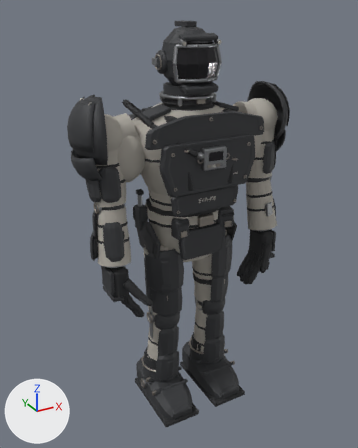
Renders of the glTF model assets/eva-k8/eva_k8_d0_lod1.glb from each side of a commit.
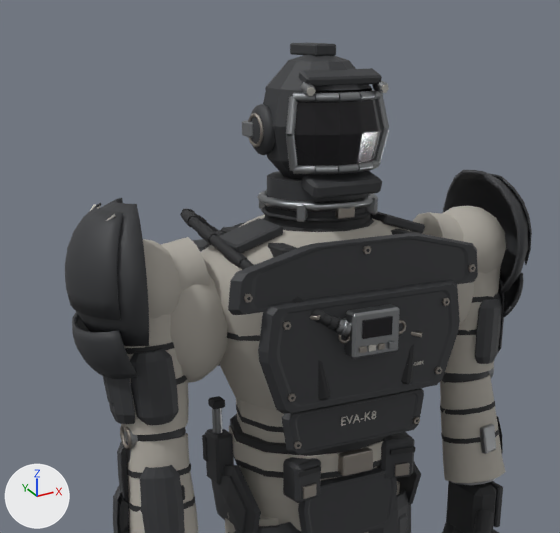
Old and new are each drawn whole from a 50 mm camera at (-1.12, -1.964, 2.018) aimed at (-0.009, 0.055, 1.008) and again close up on the part from 10% to 85% of the width and 0% to 57% of the height. The axes (+X, +Y, +Z) are drawn at lower left. The lights are the same throughout. The last two pictures show the newer version. Vertices at exactly the same position are counted once.

Objects in the first close-up: 'EVAK8_SKIN'.
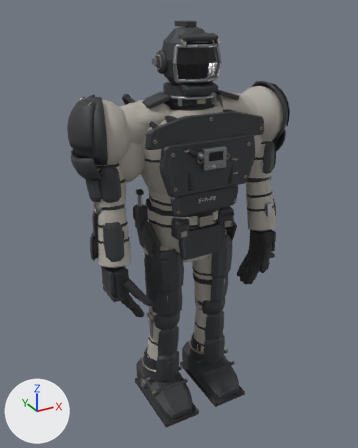
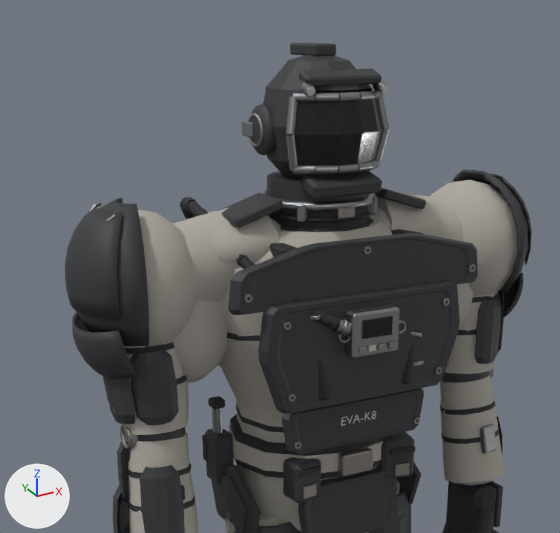
Changed parts and their boxes [x1, y1, x2, y2] in the close-ups (560 x 533 px; the box of a moved part takes in the faces that stretch with it):
part 1 of me_evak8_geometry, moved or reshaped
    before: [219, 218, 283, 253]
    after: [221, 193, 283, 228]
part 2 of me_evak8_geometry, moved or reshaped
    before: [370, 212, 425, 233]
    after: [374, 188, 426, 209]
part 3 of me_evak8_geometry, added
    after: [370, 206, 444, 237]
part 4 of me_evak8_geometry, added
    after: [193, 211, 281, 265]
part 5 of me_evak8_geometry, moved or reshaped
    before: [182, 212, 197, 227]
    after: [182, 197, 196, 211]
part 6 of me_evak8_geometry, moved or reshaped
    before: [188, 217, 203, 232]
    after: [188, 201, 203, 215]
part 7 of me_evak8_geometry, moved or reshaped
    before: [196, 223, 217, 245]
    after: [195, 209, 208, 216]
part 8 of me_evak8_geometry, added
    after: [236, 254, 247, 266]
part 9 of me_evak8_geometry, moved or reshaped
    before: [143, 206, 506, 318]
    after: [138, 180, 517, 345]

What the commit changed:
me_evak8_geometry is used by ob_evak8_skin; location (0.0, 0.0, 0.0).
me_evak8_geometry had 12666 vertices, 23780 faces and spanned x -0.55..0.55, y -0.26..0.34, z 0.01..1.96.
me_evak8_geometry now has 12838 vertices, 24116 faces and spans x -0.55..0.55, y -0.26..0.34, z 0.01..1.96.
me_evak8_geometry part 1: the loose piece of 24 vertices spanning x -0.23..-0.12, y -0.09..0.02, z 1.58..1.62 is moved by (0.0, 0.0, 0.05).
me_evak8_geometry part 2: the loose piece of 24 vertices spanning x 0.12..0.23, y -0.09..0.02, z 1.58..1.62 is moved by (0.0, 0.0, 0.05).
me_evak8_geometry part 3: a new loose piece, a UV sphere (12 segments, 8 rings, poles along z) spanning x 0.06..0.34, y -0.11..0.13, z 1.5..1.65, in mat_evak8_quilted_suit (grey #afaba2).
me_evak8_geometry part 4: a new loose piece, a UV sphere (12 segments, 8 rings, poles along z) spanning x -0.34..-0.06, y -0.11..0.13, z 1.5..1.65, in mat_evak8_quilted_suit (grey #afaba2).
me_evak8_geometry part 5: the loose piece of 12 vertices spanning x -0.26..-0.23, y 0.09..0.13, z 1.6..1.63 is moved by (0.0, 0.0, 0.03).
me_evak8_geometry part 6: the loose piece of 12 vertices spanning x -0.26..-0.23, y 0.05..0.09, z 1.6..1.62 is moved by (0.0, 0.0, 0.03).
me_evak8_geometry part 7: the loose piece of 12 vertices spanning x -0.26..-0.23, y -0.01..0.05, z 1.58..1.62 is moved by (0.0, 0.0, 0.03).
me_evak8_geometry part 8: the loose piece of 12 vertices spanning x -0.25..-0.21, y -0.11..-0.05, z 1.55..1.59 is copied, and the copy is moved by (0.0, 0.0, 0.01); it spans x -0.25..-0.21, y -0.11..-0.05, z 1.56..1.6.
me_evak8_geometry part 9: 29 vertices moved from x -0.24..-0.1, y -0.1..0.26, z 1.53..1.63 to x -0.24..-0.1, y -0.1..0.26, z 1.53..1.65; 259 vertices removed from x -0.5..0.5, y -0.11..0.26, z 1.43..1.63; 247 vertices added at x -0.53..0.53, y -0.14..0.26, z 1.38..1.67.
